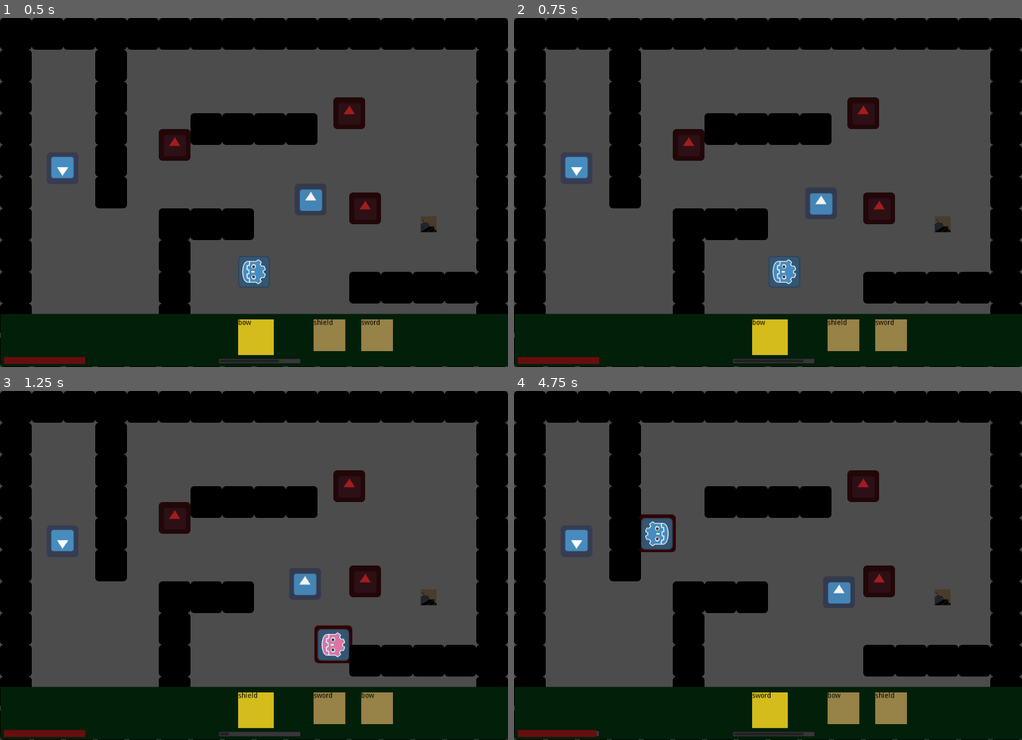
Above: before the commit, frames 1-4 (two rows, left to right).
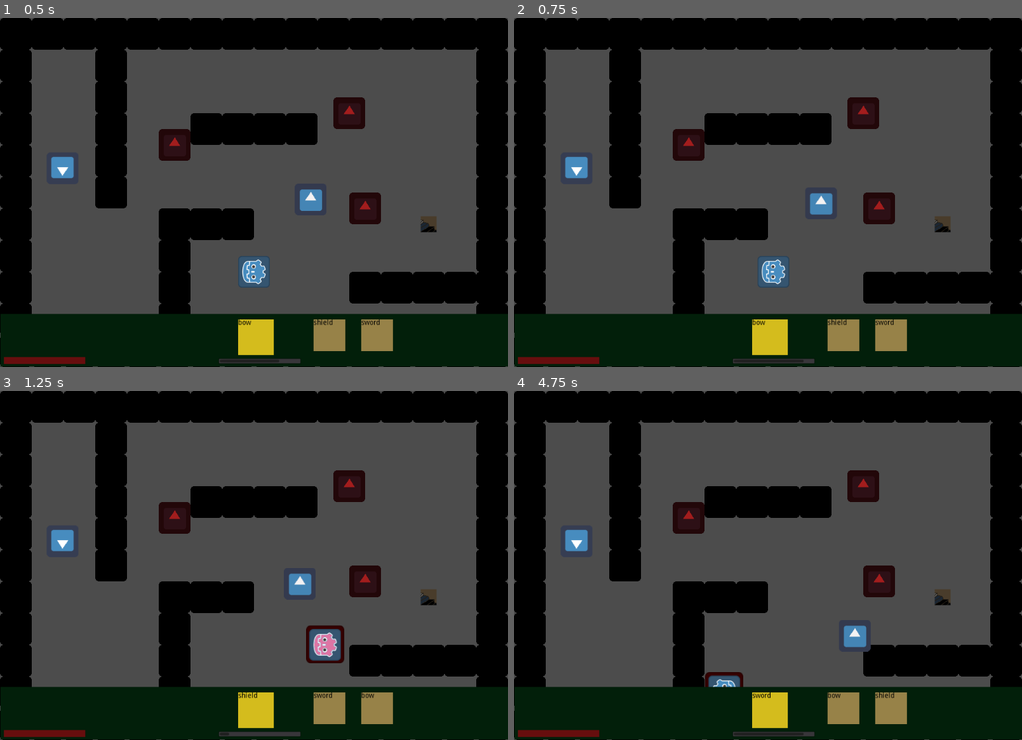
Above: after the commit, the same moments.

Repository: mfurtak/gmtk-game-jam-2019
Game: Godot game, scene res://Main.tscn
The game is run twice, just before and just after one commit, with the same random seed, the same clock (stepped at 60 frames per second) and the same inputs. The engine's default icon, where the game draws it, is replaced by a stand-in: a white triangle on a blue panel in a dark square.
Inputs:
- Up to frame 1 (0.5 s): no input
- Up to frame 2 (0.75 s): hold Right (ui_right) from 0.53 s (still down)
- Up to frame 3 (1.25 s): keep holding Right (ui_right); tap Space (ui_select) at 0.77 s
- Up to frame 4 (4.75 s): release Right (ui_right) at 1.28 s; hold Down (ui_down) 1.28-2.03 s; tap Space (ui_select) at 1.52, 3.02, 3.77, 4.52 s; hold Right (ui_right) 2.03-2.78 s; hold Up (ui_up) 2.78-3.53 s; hold Left (ui_left) from 3.53 s (still down)

Frame 1 is identical in both runs. In frame 2, 0.6% of the frame differs, in the area x 48-57%, y 68-78%; in frame 3, 0.9%; in frame 4, 2.2%, in the area x 16-71%, y 31-100%.

Commit message:
Player uses move_and_slide again, shrank hitbox slightly

Diff:
--- a/gmtk-godot/Ghostie.tscn
+++ b/gmtk-godot/Ghostie.tscn
@@ -6,7 +6,9 @@
 [sub_resource type="RectangleShape2D" id=1]
 extents = Vector2( 32, 32 )
 
-[node name="Ghostie" type="Area2D"]
+[node name="Ghostie" type="Area2D" groups=[
+"enemy",
+]]
 position = Vector2( 640, 352 )
 script = ExtResource( 1 )
 
--- a/gmtk-godot/Player.gd
+++ b/gmtk-godot/Player.gd
@@ -1,15 +1,14 @@
 extends KinematicBody2D
 
 enum Items {SWORD, BOW, SHIELD}
-
 
 var moving_direction = Vector2()
 var facing_direction = Vector2(1,0)
 var velocity = Vector2()
 var is_action_pressed = false
 
-const SPEED = 30
-const TOP_SPEED = 50
+const SPEED = 10
+const TOP_SPEED = 20
 const DECELERATION = .7
 const ARROW_OFFSET = 48
 
@@ -50,13 +49,14 @@
 	if normal_moving_direction.y == 0:
 		velocity.y = lerp(velocity.y, 0, DECELERATION)
 
-	var collision = move_and_collide(velocity * delta)
-	if collision:
-		# Do stuff
-		if is_attacking:
-			if collision.collider.has_method("on_attacked"):
-				collision.collider.on_attacked()
-
+	velocity = move_and_slide(velocity)
+	# print("player velocity: ", velocity)
+
+	for i in get_slide_count():
+		var collision = get_slide_collision(i)
+		print("Player collided with: ", collision.collider.name)
+		if is_attacking and collision.collider.has_method("on_attacked"):
+			collision.collider.on_attacked()
 
 # Called every frame. 'delta' is the elapsed time since the previous frame.
 func _process(delta):
--- a/gmtk-godot/Player.tscn
+++ b/gmtk-godot/Player.tscn
@@ -8,7 +8,7 @@
 [ext_resource path="res://player_bow.png" type="Texture" id=6]
 
 [sub_resource type="RectangleShape2D" id=1]
-extents = Vector2( 32, 32 )
+extents = Vector2( 30, 30 )
 
 [sub_resource type="SpriteFrames" id=2]
 animations = [ {
